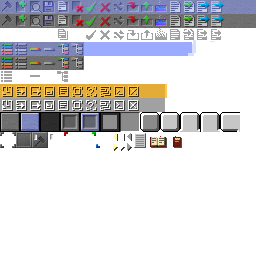
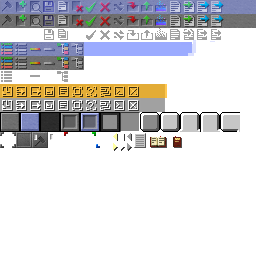
Before/after of a 256 × 256 layered artwork. What changed in the layer stack:
painted on "图层" over (44, 29, 54, 40)
